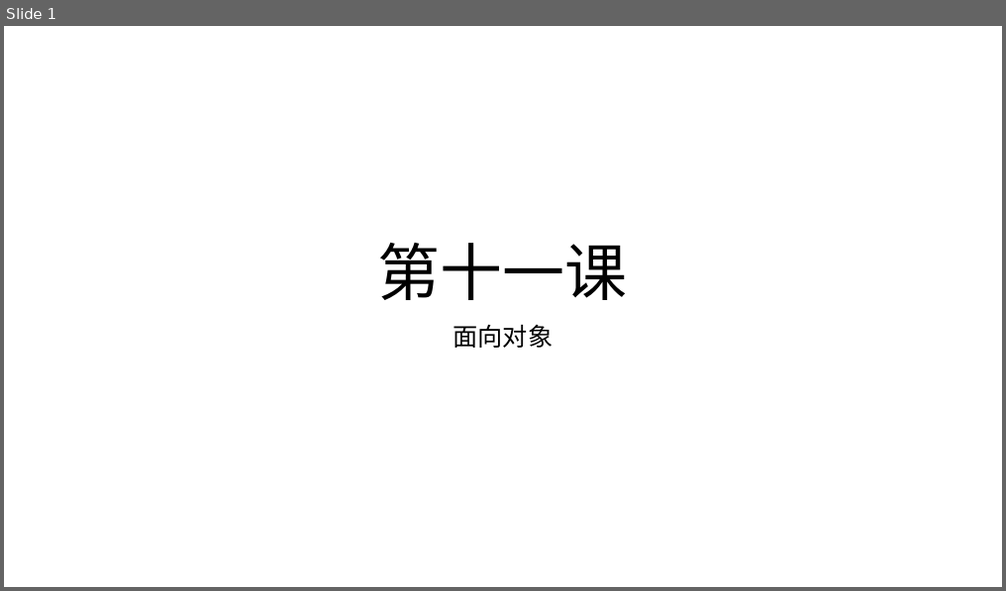
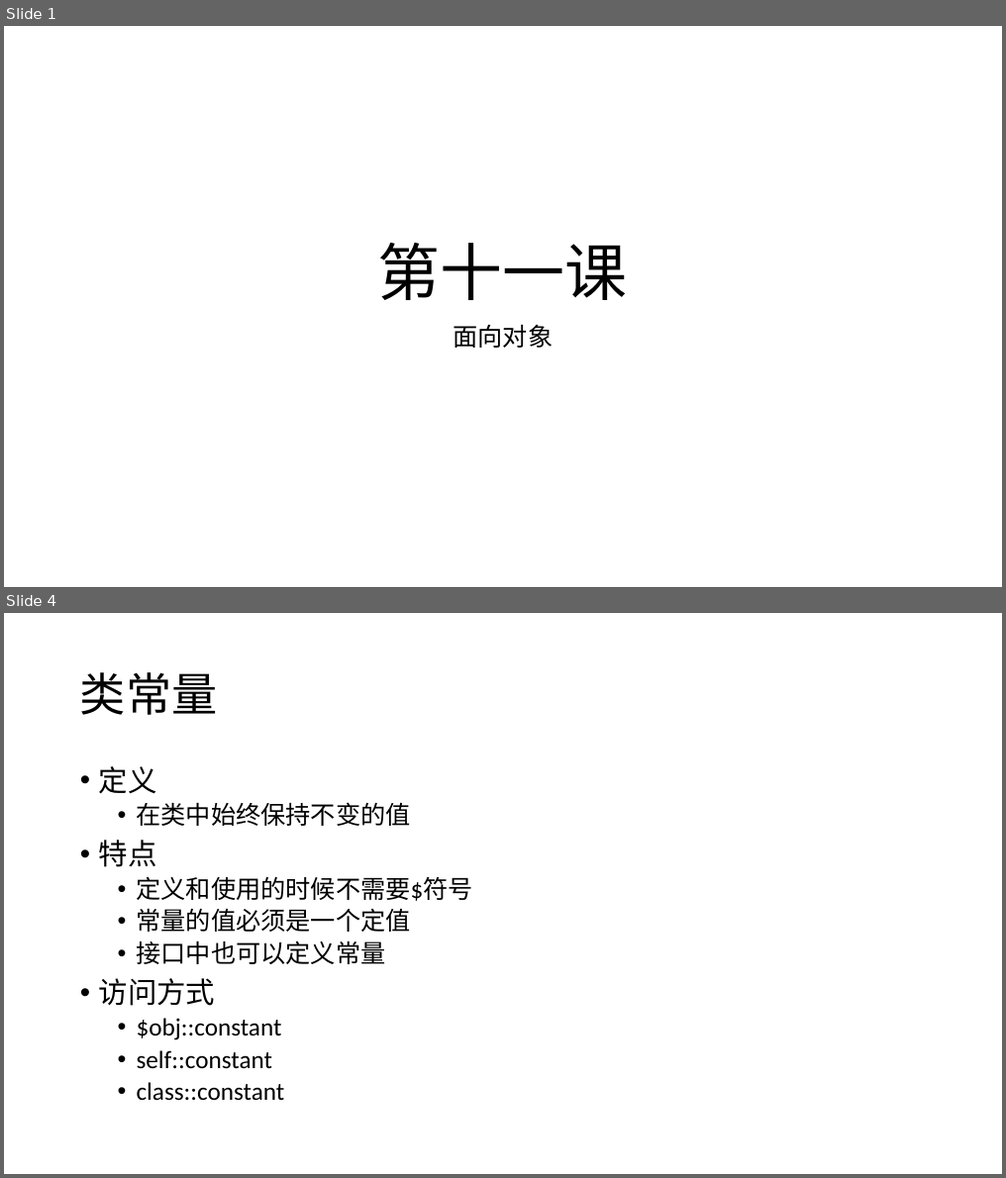
Before and after one commit to zhan3333/php-example, a slide deck: doc/ppt/第十一课-php面向对象.pptx. Shown one above the other, each under a label of ours: slide 1 before the commit, slides 1 and 4 after it; the slides between them are not shown. The pictures are 1006x591 and 1006x1178 pixels, drawn with LibreOffice and Linux fonts; fonts in the diff are those of the drawing. Boxes give left, top, right and bottom in pixels: in the first picture for what was removed or moved away, otherwise in the second. Text is boxed around its words. In the diff, an @@ line names an element or a change of style, - is before the commit and + after.

```diff
--- a/doc/ppt/第十一课-php面向对象.pptx
+++ b/doc/ppt/第十一课-php面向对象.pptx
@@ slide 4 added at [4,613,1002,1174], background #FFFFFF @@
@@ title added at [80,672,218,715], 44 pt, text #000000 @@
+类常量
@@ text added at [99,766,473,1101], 24 pt, text #000000 @@
+• 定义
+  • 在类中始终保持不变的值
+• 特点
+  • 定义和使用的时候不需要$符号
+  • 常量的值必须是一个定值
+  • 接口中也可以定义常量
+• 访问方式
+  • $obj::constant
+  • self::constant
+  • class::constant
```
Also in this commit, not shown: 8 other slides added, 8 other files.
